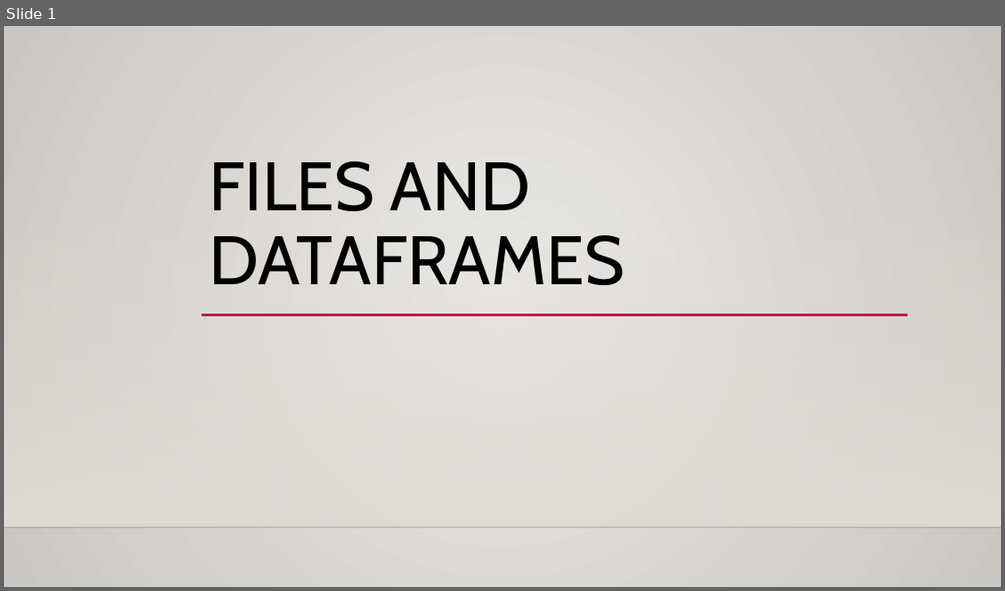
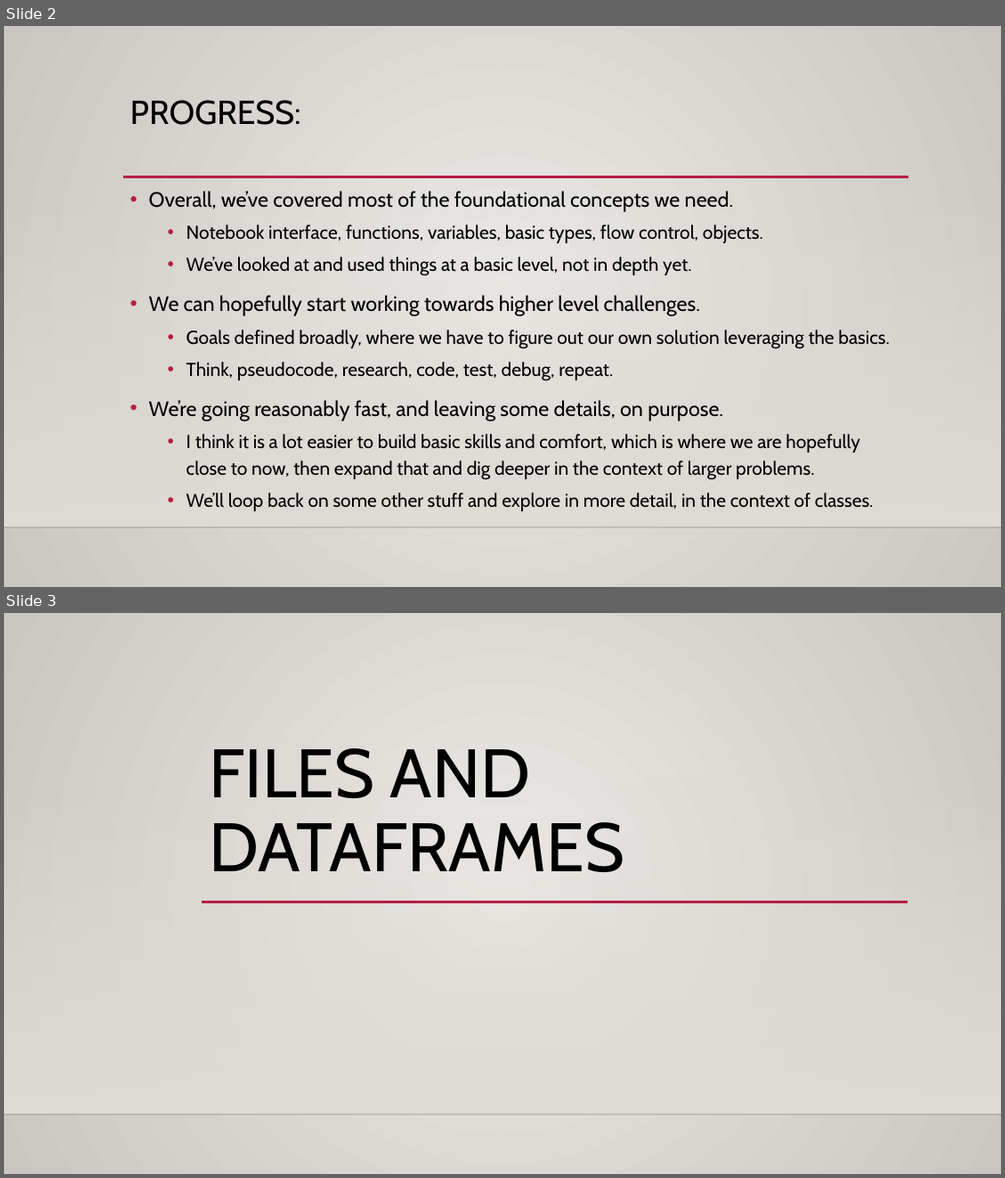
Before and after one commit to okohnkay/Programming_Basics_for_ML, a slide deck: course_material/slides/005_file_access.pptx. Shown one above the other, each under a label of ours: slide 1 before the commit, slides 2 and 3 after it. The pictures are 1005x591 and 1005x1178 pixels, drawn with LibreOffice and Linux fonts; fonts in the diff are those of the drawing; background and template pictures are left out. Boxes give left, top, right and bottom in pixels: in the first picture for what was removed or moved away, otherwise in the second. Text is boxed around its words. In the diff, an @@ line names an element or a change of style, - is before the commit and + after.

```diff
--- a/course_material/slides/005_file_access.pptx
+++ b/course_material/slides/005_file_access.pptx
@@ slide 2 added at [4,26,1001,587], background gradient #ECEAE7 to #CAC7C1; not listed: 2 template elements that a slide beside it also shows @@
@@ title added at [130,100,301,125], 32 pt, text #000000 @@
+PROGRESS:
@@ line added from (123, 177) to (909, 177), #B71E42 2.5 pt @@
@@ text added at [149,191,889,511], 18 pt, text #000000 @@
+• Overall, we’ve covered most of the foundational concepts we need.
+  • Notebook interface, functions, variables, basic types, flow control, objects.
+  • We’ve looked at and used things at a basic level, not in depth yet.
+• We can hopefully start working towards higher level challenges.
+  • Goals defined broadly, where we have to figure out our own solution leveraging the basics.
+  • Think, pseudocode, research, code, test, debug, repeat.
+• We’re going reasonably fast, and leaving some details, on purpose.
+  • I think it is a lot easier to build basic skills and comfort, which is where we are hopefully close to now, then expand that and dig deeper in the context of larger problems.
+  • We’ll loop back on some other stuff and explore in more detail, in the context of classes.
@@ what was slide 1 is now slide 3 @@
```
Also in this commit, not shown: 1 other slide added, 1 other file.
